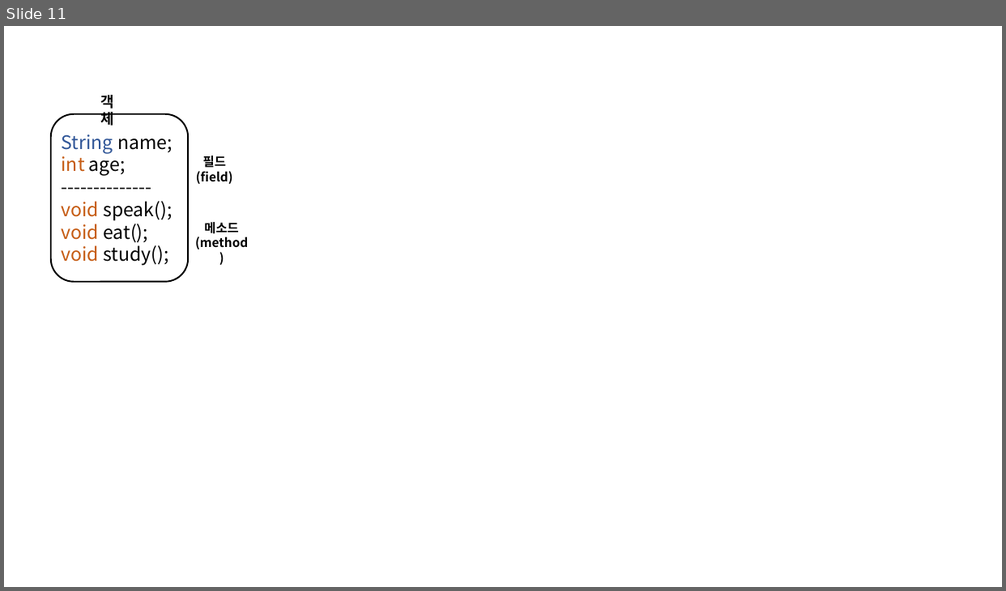
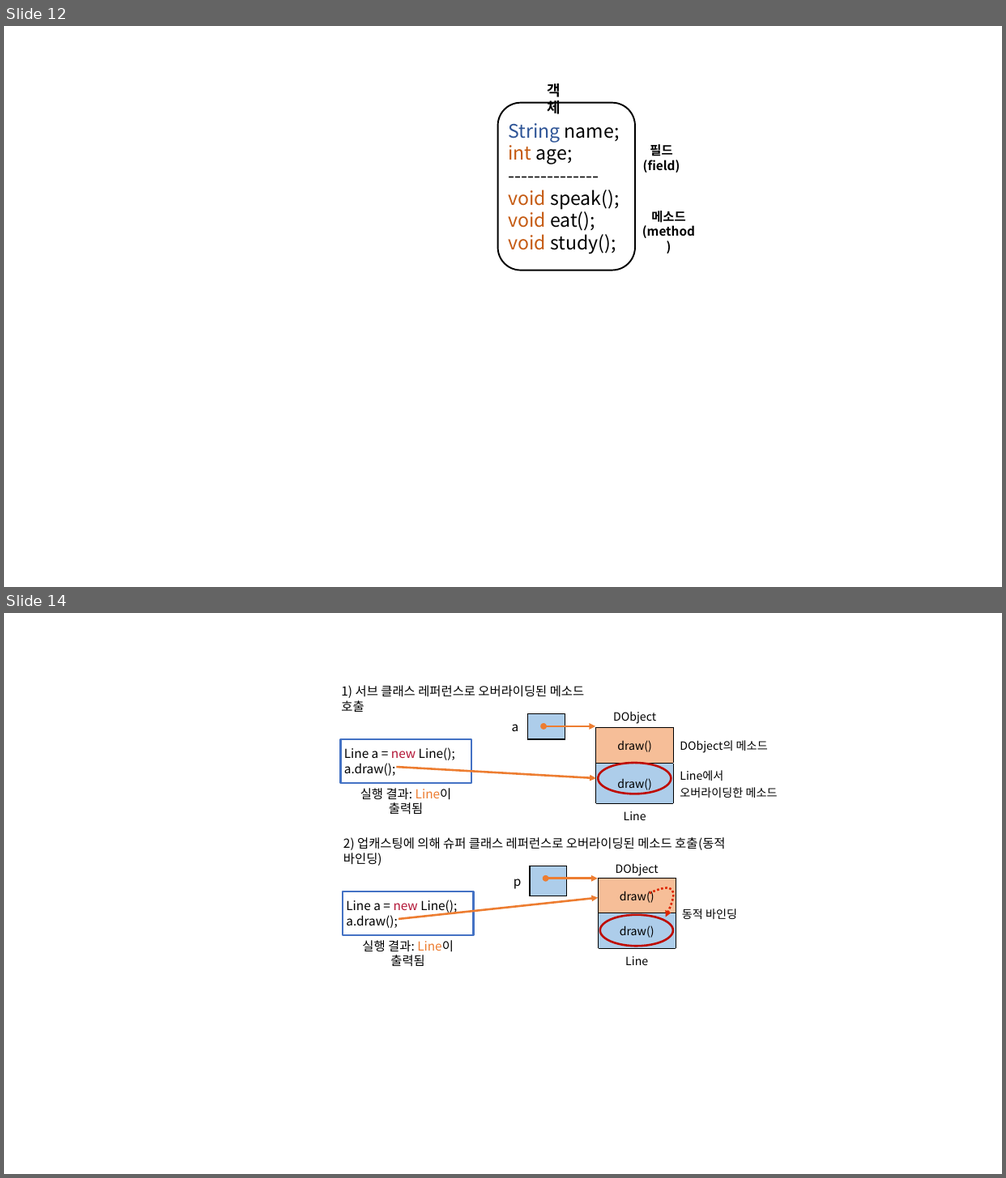
Before and after one commit to Rap0d/rap0d.github.io, a slide deck: assets/form/matrix.pptx. Shown one above the other, each under a label of ours: slide 11 before the commit, slides 12 and 14 after it; the slides between them are not shown. The pictures are 1006x591 and 1006x1178 pixels, drawn with LibreOffice and Linux fonts; fonts in the diff are those of the drawing. Boxes give left, top, right and bottom in pixels: in the first picture for what was removed or moved away, otherwise in the second. Text is boxed around its words. In the diff, an @@ line names an element or a change of style, - is before the commit and + after.

```diff
--- a/assets/form/matrix.pptx
+++ b/assets/form/matrix.pptx
@@ slide 14 added at [4,613,1002,1174], background #FFFFFF @@
@@ text added at [341,685,584,712], 12 pt, text #000000 @@
+1) 서브 클래스 레퍼런스로 오버라이딩된 메소드 호출
@@ group added at [340,704,787,824]: 2 tables, 1 double arrow, 1 ellipse, 1 rectangle, 1 text, 1 arrow @@
+DObject | 
+draw() | DObject의 메소드
+draw() | Line에서 오버라이딩한 메소드
+Line | 
+a | 
+Line a = new Line();
+a.draw();
+실행 결과: Line이 출력됨
@@ text added at [343,837,725,866], 12 pt, text #000000 @@
+2) 업캐스팅에 의해 슈퍼 클래스 레퍼런스로 오버라이딩된 메소드 호출(동적 바인딩)
@@ table added at [505,866,567,904], 1 rows, 2 columns @@
+p | 
@@ double arrow added from (546, 879) to (598, 879), #ED7D31 2 pt @@
@@ table added at [599,856,790,969], 4 rows, 2 columns @@
+DObject | 
+draw() | 동적 바인딩
+draw() | 
+Line | 
@@ rectangle added at [343,892,473,935], fill #FFFFFF, outline #4472C4 2 pt, 12 pt, text #000000 @@
+Line a = new Line();
+a.draw();
@@ arrow added from (398, 919) to (599, 898), #ED7D31 2 pt @@
@@ freeform shape added at [650,888,673,918], outline #DE2600 2 pt dashed @@
@@ ellipse added at [600,914,673,946], outline #BE0B00 2 pt @@
@@ text added at [362,940,454,966], 12 pt, text #000000 @@
+실행 결과: Line이 출력됨
@@ what was slide 11 is now slide 12 @@
@@ slide 12 changed as well @@
@@ text "객체": place and size @@
-text "객체" at [100,95,114,126]
+text "객체" at [548,84,561,114]
@@ 2 texts, 1 rounded rectangle: place and size @@
-2 texts, 1 rounded rectangle at [50,114,248,282]
+2 texts, 1 rounded rectangle at [498,102,695,270]
@@ text "String name;": place and size @@
-text "String name;" at [62,135,172,266]
+text "String name;" at [508,123,620,254]
```
Also in this commit, not shown: 10 other slides changed, 2 other slides added, 6 other files.
